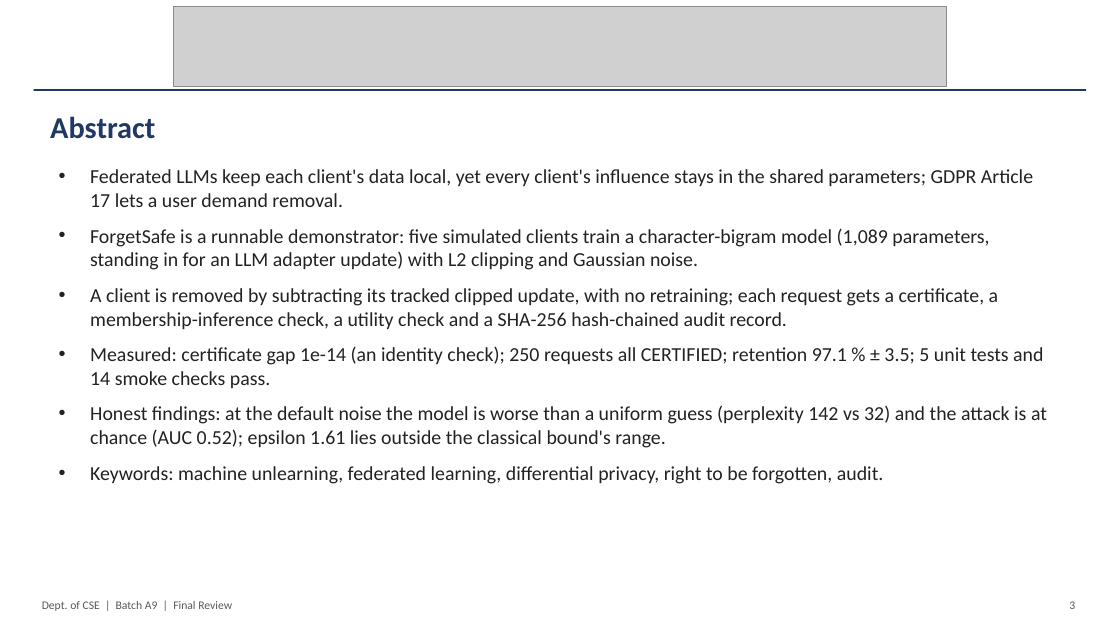
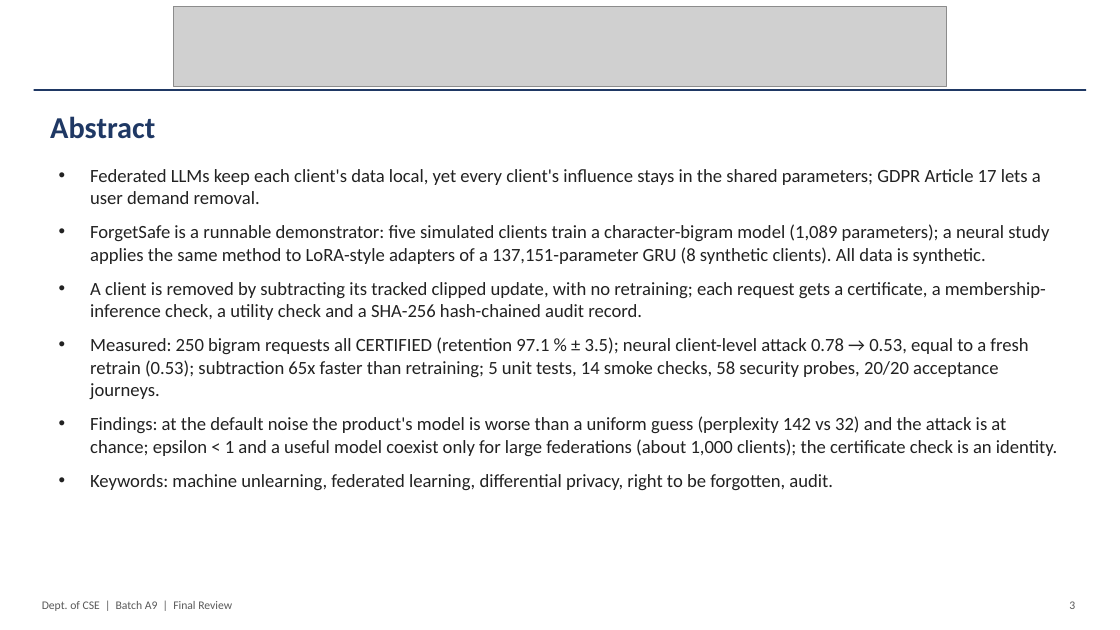
Before and after one commit to madhava-smartgrowInfotech/Btech-Projects, a slide deck: slide 3 of CSDS/A/CSDS-A-A9/16.Final_PPT.pptx. Drawn at 1120x630 pixels with LibreOffice and Linux fonts; fonts in the diff are those of the drawing; grey boxes stand for pictures. Boxes give left, top, right and bottom in pixels: in the first picture for what was removed or moved away, otherwise in the second. Text is boxed around its words. In the diff, an @@ line names an element or a change of style, - is before the commit and + after.

```diff
--- a/CSDS/A/CSDS-A-A9/16.Final_PPT.pptx
+++ b/CSDS/A/CSDS-A-A9/16.Final_PPT.pptx
@@ text at [90,169,1046,490]: size 17 to 16 pt in "Federated LLMs keep each client's data local, ...", "A client is removed by subtracting its ...", "Keywords: machine unlearning, federated learning, differenti ..." @@
@@ text at [90,224,1049,264]: text changed; size 17 to 16 pt @@
-• ForgetSafe is a runnable demonstrator: five simulated clients train a character-bigram model (1,089 parameters, standing in for an LLM adapter update) with L2 clipping and Gaussian noise.
+• ForgetSafe is a runnable demonstrator: five simulated clients train a character-bigram model (1,089 parameters); a neural study applies the same method to LoRA-style adapters of a 137,151-parameter GRU (8 synthetic clients). All data is synthetic.
@@ text at [90,337,1057,456]: text changed; size 17 to 16 pt @@
-• Measured: certificate gap 1e-14 (an identity check); 250 requests all CERTIFIED; retention 97.1 % ± 3.5; 5 unit tests and 14 smoke checks pass.
-• Honest findings: at the default noise the model is worse than a uniform guess (perplexity 142 vs 32) and the attack is at chance (AUC 0.52); epsilon 1.61 lies outside the classical bound's range.
+• Measured: 250 bigram requests all CERTIFIED (retention 97.1 % ± 3.5); neural client-level attack 0.78 → 0.53, equal to a fresh retrain (0.53); subtraction 65x faster than retraining; 5 unit tests, 14 smoke checks, 58 security probes, 20/20 acceptance journeys.
+• Findings: at the default noise the product's model is worse than a uniform guess (perplexity 142 vs 32) and the attack is at chance; epsilon < 1 and a useful model coexist only for large federations (about 1,000 clients); the certificate check is an identity.
```
Also in this commit, not shown: 11 other slides changed, 50 other files.
